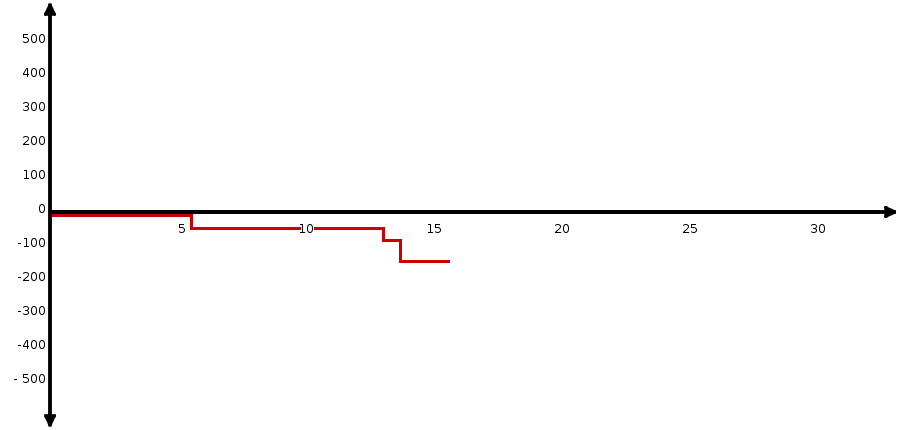
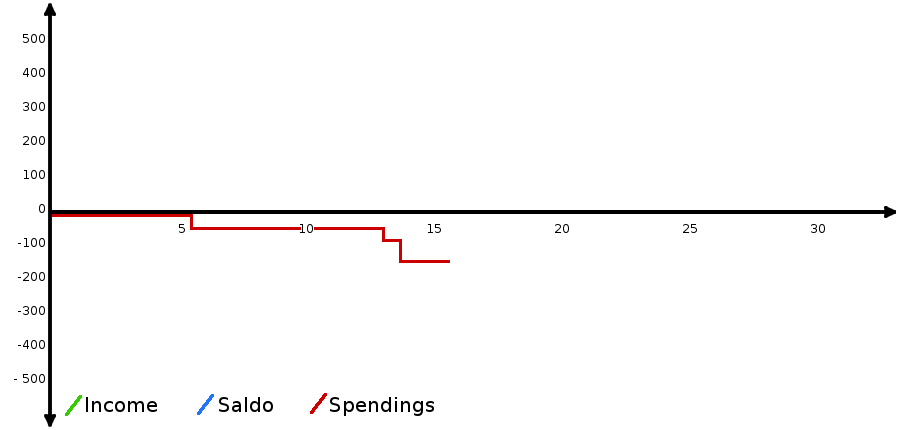
Layer changes from the first 900px x 430px image to the second:
added layer "Eingefügte Ebene" above "Arrow" over (65, 393, 434, 416)
